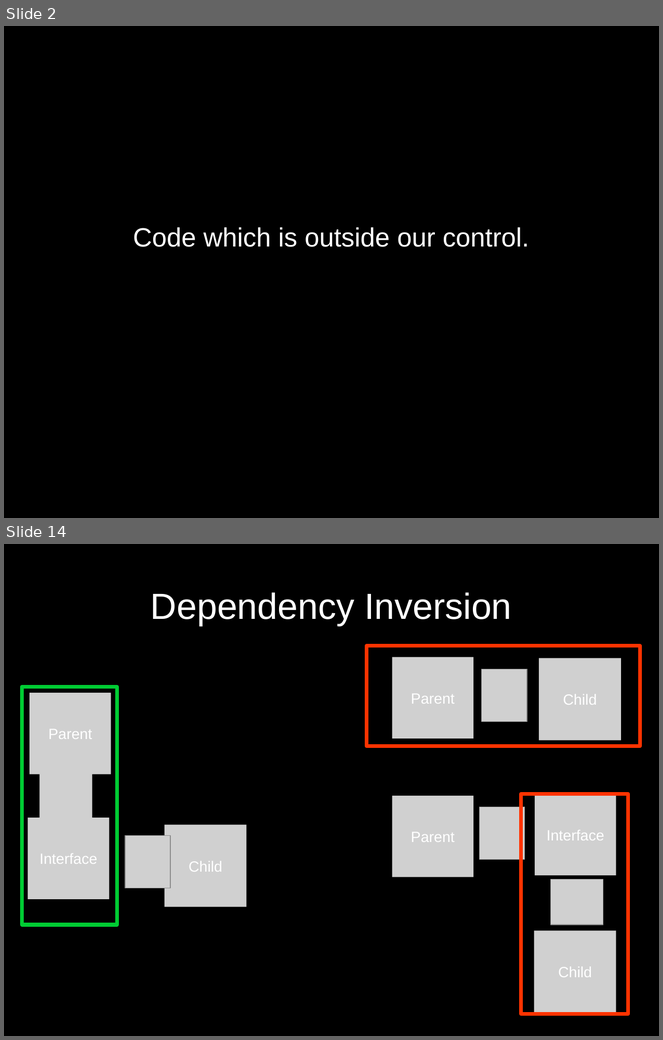
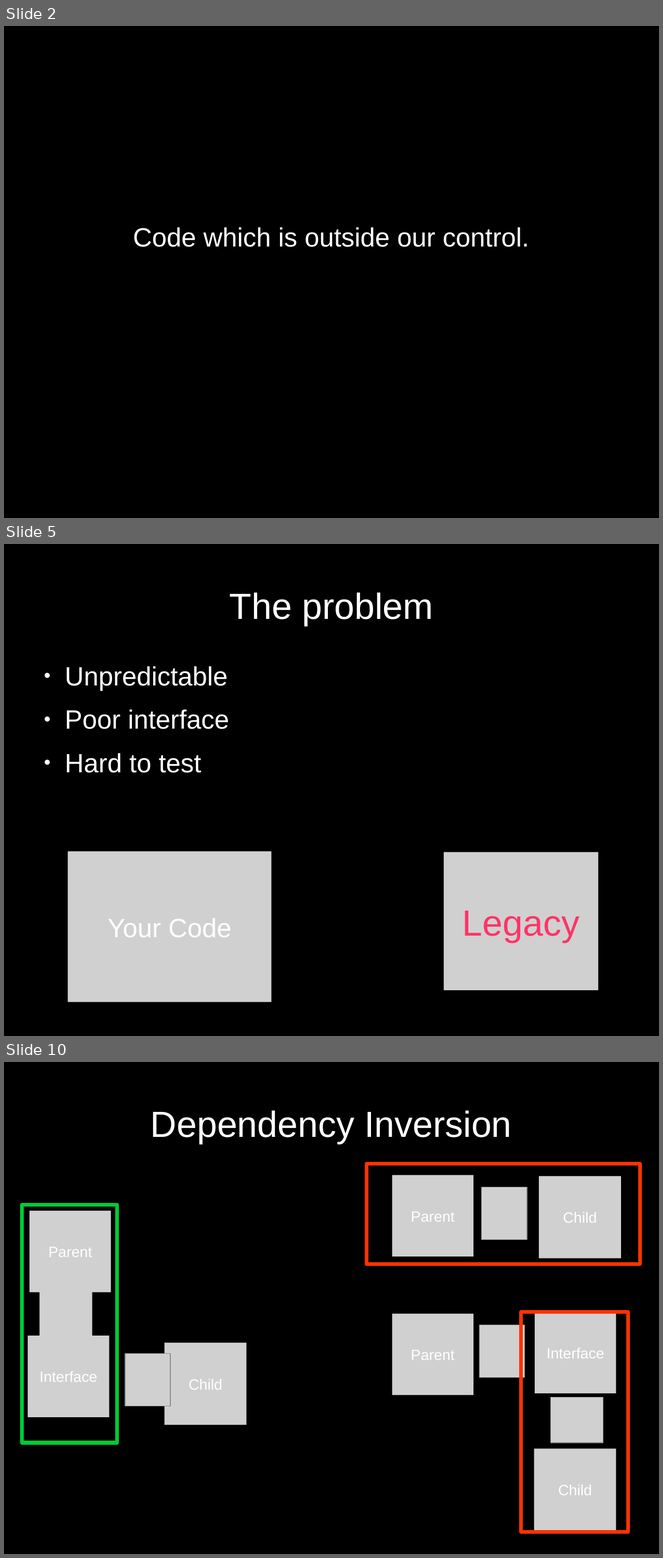
Before and after one commit to ChrisLynch42/presentations, a slide deck: codepalousa/legacy_code/coudepalousa.odp. Shown one above the other, each under a label of ours: slides 2 and 14 before the commit, slides 2, 5 and 10 after it; the slides between them are not shown. The pictures are 663x1040 and 663x1558 pixels, drawn with LibreOffice and Linux fonts; fonts in the diff are those of the drawing; grey boxes stand for pictures. Boxes give left, top, right and bottom in pixels: in the first picture for what was removed or moved away, otherwise in the second. Text is boxed around its words. In the diff, an @@ line names an element or a change of style, - is before the commit and + after.

```diff
--- a/codepalousa/legacy_code/coudepalousa.odp
+++ b/codepalousa/legacy_code/coudepalousa.odp
@@ slide 5 added at (4, 544, 659, 1036), background #000000 @@
@@ title added at (230, 592, 433, 626), 44 pt, text #FFFFFF @@
+The problem
@@ text added at (65, 666, 229, 773), 32 pt, text #FFFFFF @@
+● Unpredictable
+● Poor interface
+● Hard to test
@@ picture added at (67, 851, 272, 1002), 32 pt, text #FFFFFF @@
+Your Code
@@ picture added at (444, 852, 598, 990), 44 pt, text #FF3366 @@
+Legacy
@@ what was slide 14 is now slide 10 @@
```
Also in this commit, not shown: 7 slides changed, 2 other slides added, 8 slides removed.
